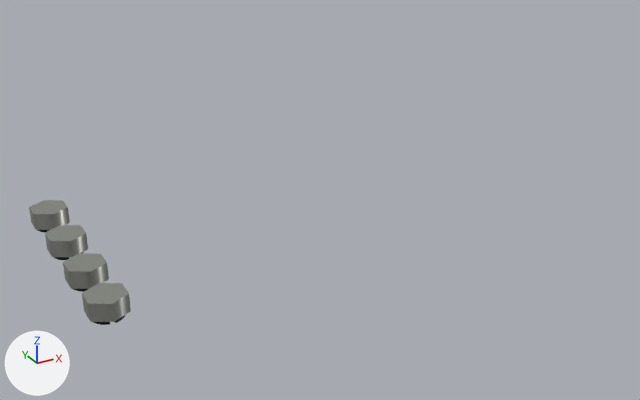
Two versions of the glTF model public/parts/oil-cooler-nuts.glb, one commit apart.
Both versions are drawn from a 50 mm camera at (-148.0, -360.0, 249.0) aimed at (9.0, -74.0, 106.0). Arrows for +X, +Y and +Z are at lower left; the lights stay in place. The picture after the commit comes second.
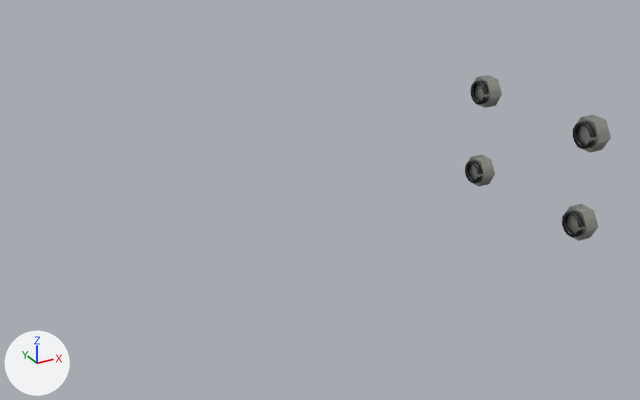
Pixel boxes (x1, y1, x2, y2) of what changed, in the pictures (640 x 400 px):
'Mesh_1.003', moved, turned: before (82, 283, 131, 322); after (562, 204, 598, 241)
'Mesh_1.001', moved, turned: before (45, 225, 88, 257); after (572, 115, 611, 153)
'Mesh_1.002', moved, turned: before (63, 253, 109, 289); after (468, 154, 495, 186)
'Mesh_1', moved, turned: before (29, 200, 70, 230); after (474, 75, 502, 108)
'Mesh_0.001', moved, turned (mostly hidden before): before (54, 252, 83, 260); after (573, 122, 596, 149)
'Mesh_0.003', moved, turned (mostly hidden before): before (93, 315, 125, 325); after (562, 211, 584, 237)
'Mesh_0', moved, turned (mostly hidden before): before (38, 230, 49, 233); after (471, 81, 488, 105)
'Mesh_0.002', moved, turned (mostly hidden before): before (73, 289, 88, 292); after (465, 161, 482, 183)

What the commit changed:
Object 'Mesh_0' (ob_mesh_0) moves from (-89.0, -35.97, 101.9) to (110.9, -43.97, 128.0).
Object 'Mesh_0' (ob_mesh_0) turns from (0, 0, 0) to (0, 90, 0) degrees about x, y and z.
Object 'Mesh_0.001' (ob_mesh_0_001) moves from (-89.0, -61.97, 101.9) to (110.9, -112.0, 128.0).
Object 'Mesh_0.001' (ob_mesh_0_001) turns from (0, 0, 0) to (0, 90, 0) degrees about x, y and z.
Object 'Mesh_0.002' (ob_mesh_0_002) moves from (-89.0, -87.97, 101.9) to (110.9, -43.97, 88.0).
Object 'Mesh_0.002' (ob_mesh_0_002) turns from (0, 0, 0) to (0, 90, 0) degrees about x, y and z.
Object 'Mesh_0.003' (ob_mesh_0_003) moves from (-89.0, -112.0, 101.9) to (110.9, -112.0, 88.0).
Object 'Mesh_0.003' (ob_mesh_0_003) turns from (0, 0, 0) to (0, 90, 0) degrees about x, y and z.
Object 'Mesh_1' (ob_mesh_1) moves from (-89.0, -36.0, 106.0) to (115.0, -44.0, 128.0).
Object 'Mesh_1' (ob_mesh_1) turns from (0, 0, 0) to (0, 90, 0) degrees about x, y and z.
Object 'Mesh_1.001' (ob_mesh_1_001) moves from (-89.0, -62.0, 106.0) to (115.0, -112.0, 128.0).
Object 'Mesh_1.001' (ob_mesh_1_001) turns from (0, 0, 0) to (0, 90, 0) degrees about x, y and z.
Object 'Mesh_1.002' (ob_mesh_1_002) moves from (-89.0, -88.0, 106.0) to (115.0, -44.0, 88.0).
Object 'Mesh_1.002' (ob_mesh_1_002) turns from (0, 0, 0) to (0, 90, 0) degrees about x, y and z.
Object 'Mesh_1.003' (ob_mesh_1_003) moves from (-89.0, -112.0, 106.0) to (115.0, -112.0, 88.0).
Object 'Mesh_1.003' (ob_mesh_1_003) turns from (0, 0, 0) to (0, 90, 0) degrees about x, y and z.
